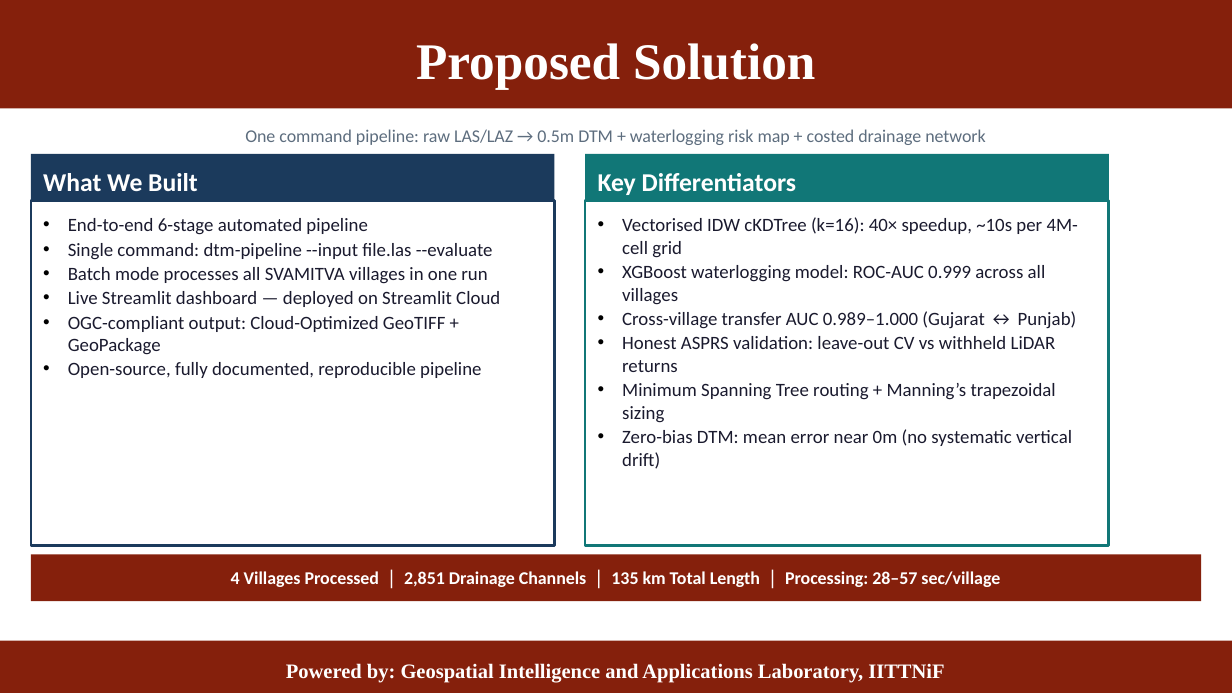
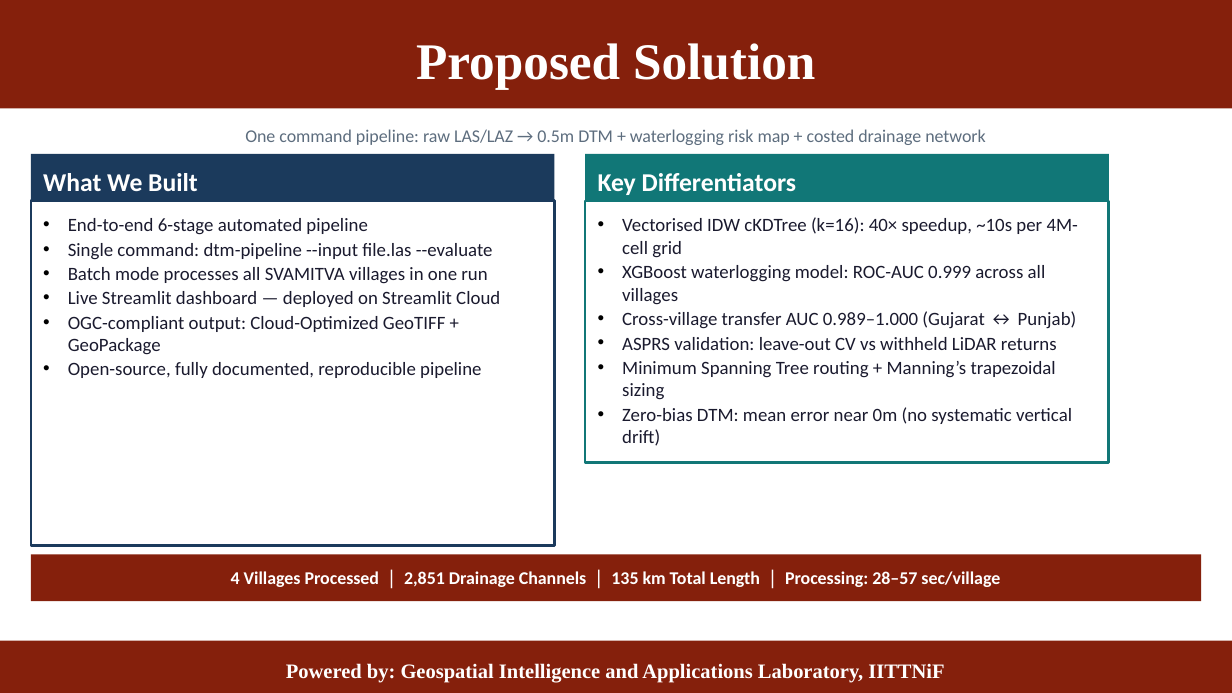
Before and after one commit to charansaiponnada/DTM, a slide deck: slide 2 of DTM_Hackathon_Final.pptx. Drawn at 1232x693 pixels with LibreOffice and Linux fonts; fonts in the diff are those of the drawing. Boxes give left, top, right and bottom in pixels: in the first picture for what was removed or moved away, otherwise in the second. Text is boxed around its words. In the diff, an @@ line names an element or a change of style, - is before the commit and + after.

```diff
--- a/DTM_Hackathon_Final.pptx
+++ b/DTM_Hackathon_Final.pptx
@@ rectangle "Vectorised IDW cKDTree (k=16): 40× ...": place and size @@
-rectangle "Vectorised IDW cKDTree (k=16): 40× ..." at bbox=[585, 201, 1109, 546]
+rectangle "Vectorised IDW cKDTree (k=16): 40× ..." at bbox=[585, 201, 1109, 462]
@@ text in rectangle at bbox=[622, 337, 1057, 350]: text changed @@
-• Honest ASPRS validation: leave-out CV vs withheld LiDAR returns
+• ASPRS validation: leave-out CV vs withheld LiDAR returns
```
Also in this commit, not shown: 4 other slides changed, 3 slides added, 6 other files.
